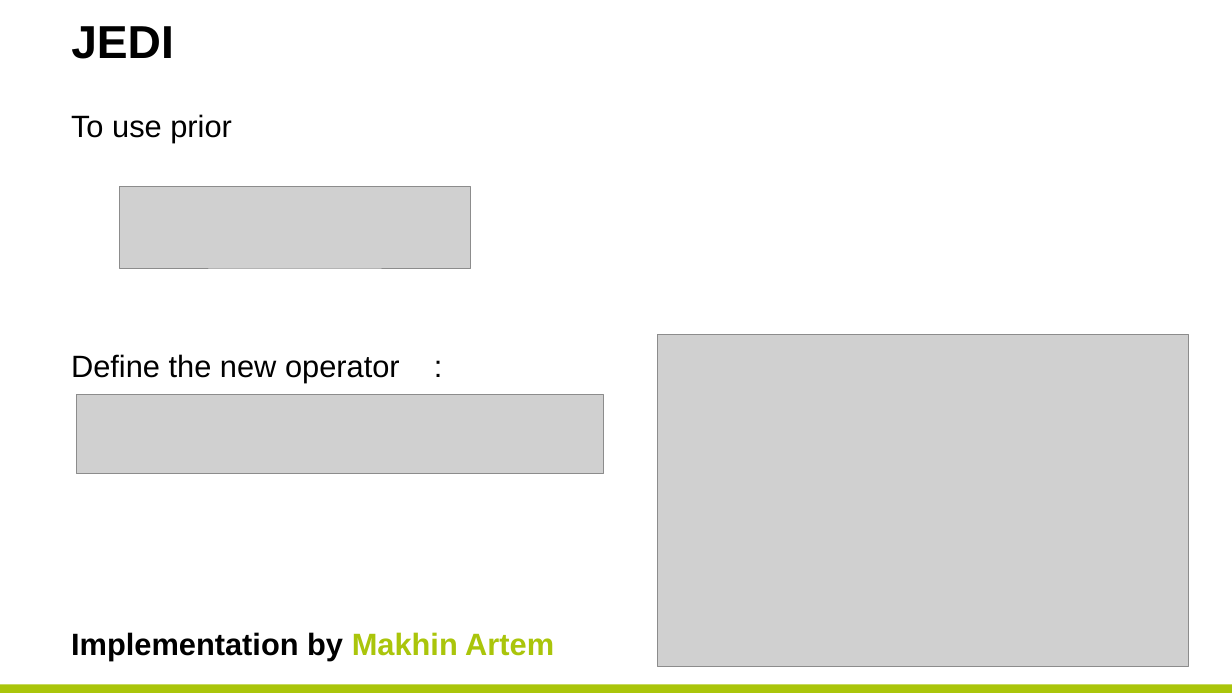
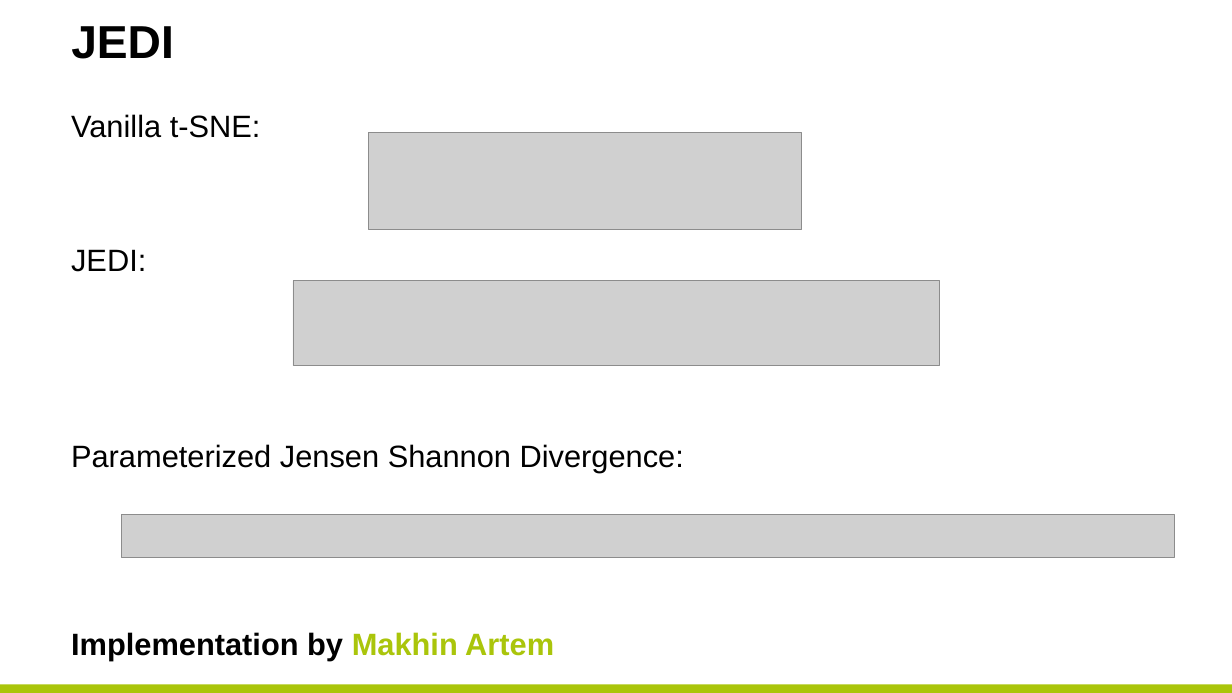
Before and after one commit to Recap-Minutes-of-Meetings/tsne, a slide deck: slide 6 of preso.pptx (slide 3 before the commit). Drawn at 1232x693 pixels with LibreOffice and Linux fonts; fonts in the diff are those of the drawing; grey boxes stand for pictures; background and template pictures are left out. Boxes give left, top, right and bottom in pixels: in the first picture for what was removed or moved away, otherwise in the second. Text is boxed around its words. In the diff, an @@ line names an element or a change of style, - is before the commit and + after.

```diff
--- a/preso.pptx
+++ b/preso.pptx
@@ text at (71,114,261,138): text changed @@
-To use prior
+Vanilla t-SNE:
@@ picture added at (369,132,802,229) @@
@@ picture removed at (119,187,470,269) @@
@@ text at (71,249,146,272): text changed @@
-Define the new operator :
+JEDI:
@@ picture added at (293,281,939,366) @@
@@ picture removed at (657,335,1189,666) @@
@@ picture removed at (76,395,604,473) @@
@@ text added at (71,444,684,473), 24 pt, text #000000 @@
+Parameterized Jensen Shannon Divergence:
@@ picture added at (121,515,1175,558) @@
```
Also in this commit, not shown: 5 other slides changed, 8 slides added, 1 slide removed.
